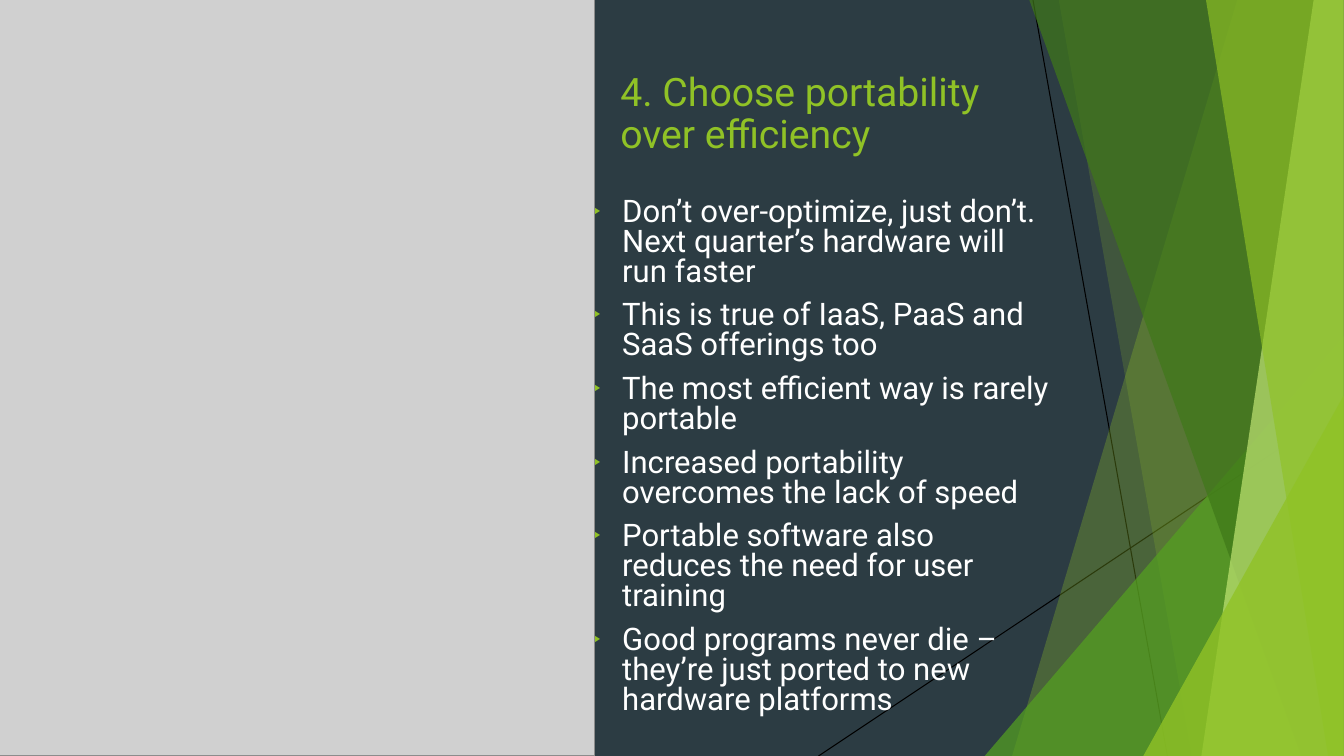
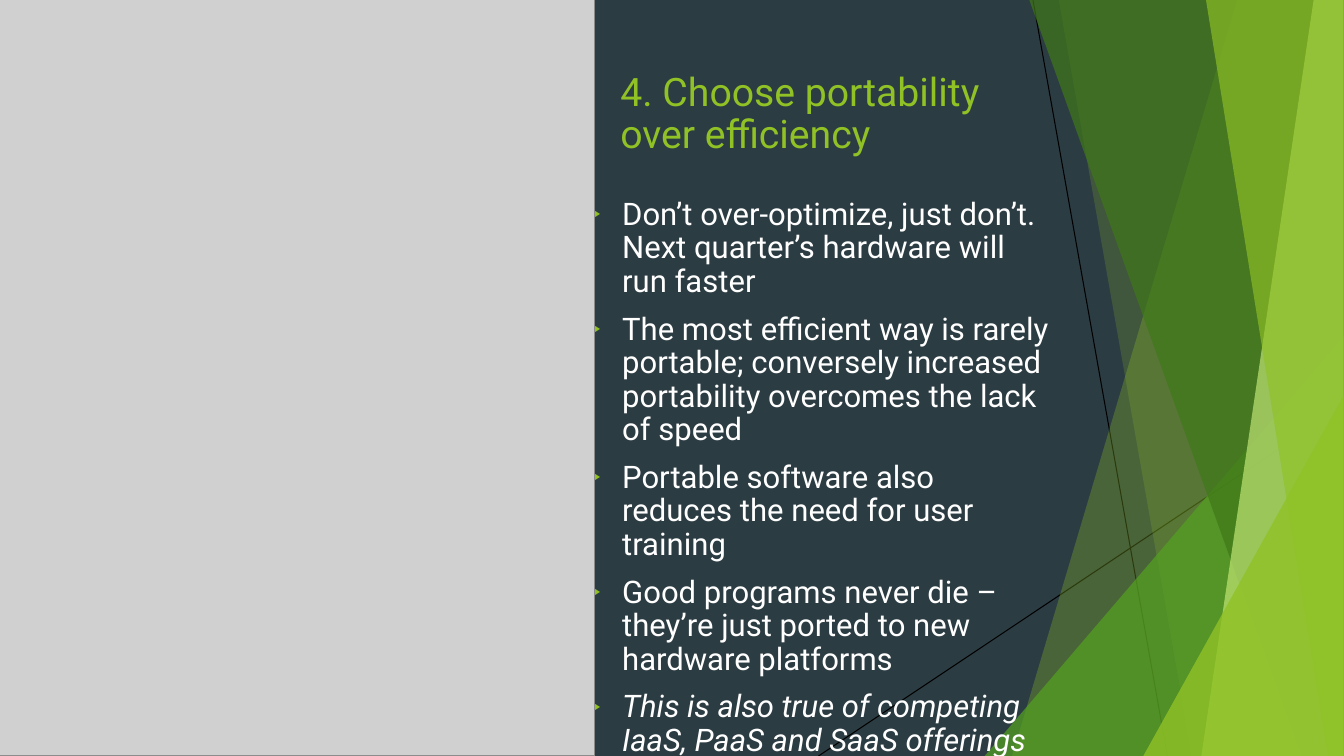
Before and after one commit to rudderfeet/the-unix-philosophy, a slide deck: slide 10 of The Unix Philosophy.pptx. Drawn at 1344x756 pixels with LibreOffice and Linux fonts; fonts in the diff are those of the drawing; grey boxes stand for pictures. Boxes give left, top, right and bottom in pixels: in the first picture for what was removed or moved away, otherwise in the second. Text is boxed around its words. In the diff, an @@ line names an element or a change of style, - is before the commit and + after.

```diff
--- a/The Unix Philosophy.pptx
+++ b/The Unix Philosophy.pptx
@@ text at box(622, 201, 1036, 677): line spacing 0.8 to 0.9 @@
@@ text at box(622, 316, 1049, 447): text changed @@
-▶ This is true of IaaS, PaaS and SaaS offerings too
-▶ The most efficient way is rarely portable
-▶ Increased portability overcomes the lack of speed
+▶ The most efficient way is rarely portable; conversely increased portability overcomes the lack of speed
@@ text at box(622, 689, 1020, 725): paragraph added @@
+▶ This is also true of competing IaaS, PaaS and SaaS offerings
```
Also in this commit, not shown: 10 other slides changed.
